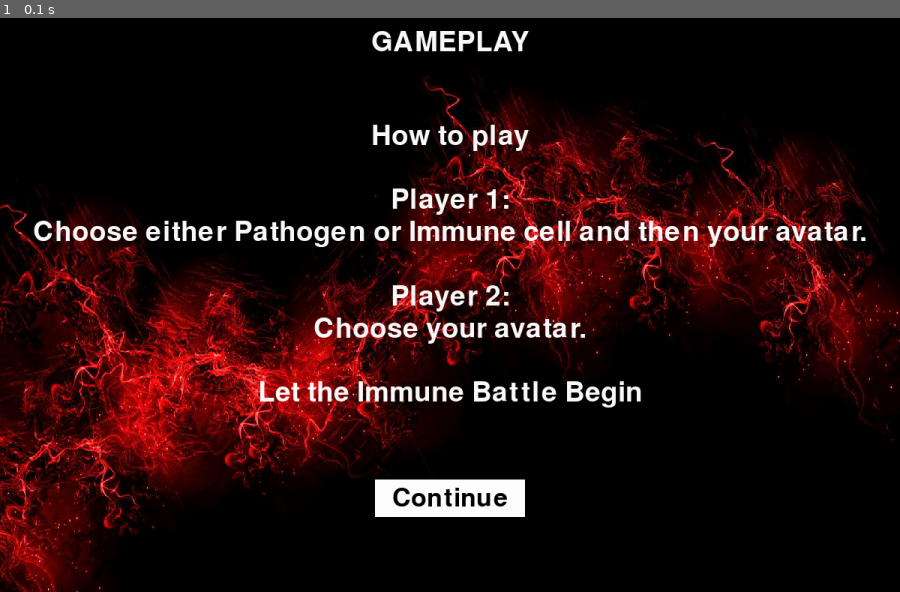
Above: before the commit, frame 1.
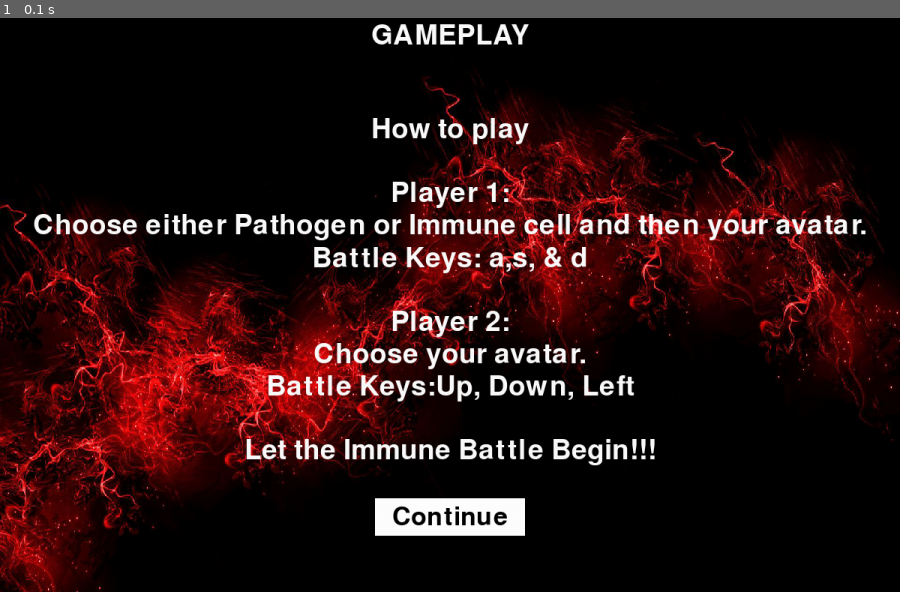
Above: after the commit, the same moment.

Repository: cmdcolin/ImmuneEscape
Game: pygame game, started from Immune_GamePlayScreen.py
Two runs of this game, one before a commit and one after it. Both use one fixed random seed, a clock stepped at 60 frames per second and the inputs below.
Inputs:
- Up to frame 1 (0.1 s): no input

The runs differ from the first frame. In frame 1, 8.2% of the frame differs, in the area x 3-97%, y 1-91%.

Commit message:
updated gameplay screen

Diff:
--- a/Immune_GamePlayScreen.py
+++ b/Immune_GamePlayScreen.py
@@ -82,10 +82,10 @@
 ################ Adding Game Play Instructions ####################################
 
 # Multi-line text to display
-text = "\nGAMEPLAY\n\n\nHow to play\n\nPlayer 1:\nChoose either Pathogen or Immune cell and then your avatar.\n\nPlayer 2:\nChoose your avatar.\n\nLet the Immune Battle Begin"
+text = "\nGAMEPLAY\n\n\nHow to play\n\nPlayer 1:\nChoose either Pathogen or Immune cell and then your avatar.\nBattle Keys: a,s, & d\n\nPlayer 2:\nChoose your avatar.\nBattle Keys:Up, Down, Left\n\nLet the Immune Battle Begin!!!"
 
 # Creates the "Enter" button with its properties the hight variable positions the button on the screen
-enter_button = Button("Continue", width // 2 - 100, height - 150, 200, 50, (255, 255, 255), (255, 0, 0), button_font, (0, 0, 0))
+enter_button = Button("Continue", width // 2 - 100, height - 125, 200, 50, (255, 255, 255), (255, 0, 0), button_font, (0, 0, 0))
 
 sound.play(-1, 0)
 
